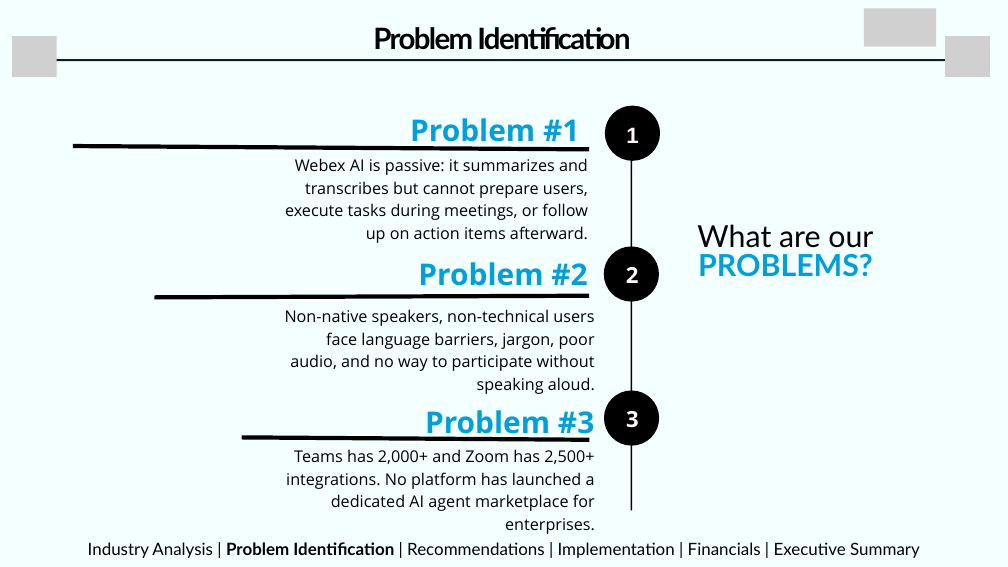
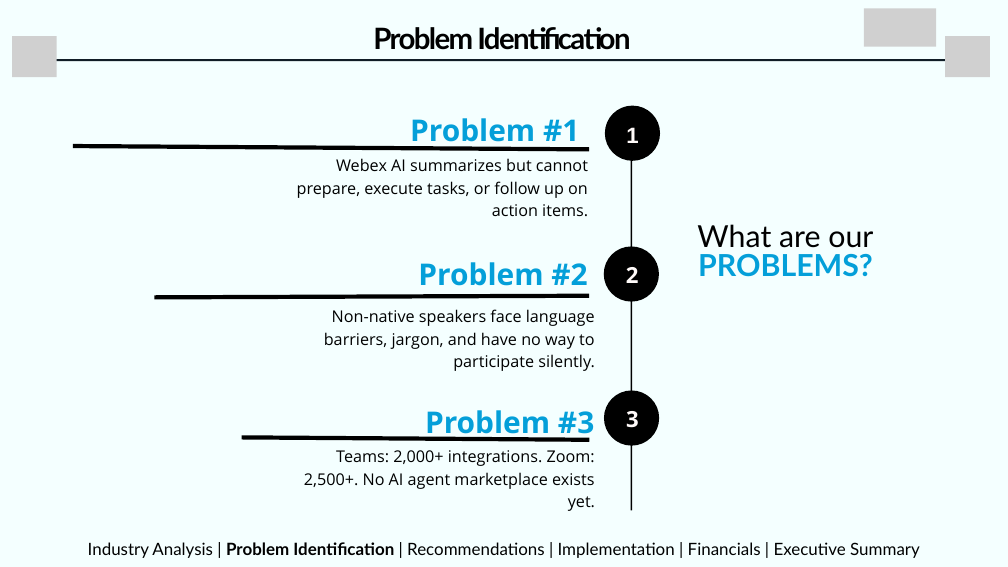
Before and after one commit to thenaivedetective/sp500-stock-performance, a slide deck: slide 5 of attached_assets/Cisco_Webex_Case_Comp_By_Agentix_Consulting_1772856010304.pptx. Drawn at 1008x567 pixels with LibreOffice and Linux fonts; fonts in the diff are those of the drawing; grey boxes stand for pictures. Boxes give left, top, right and bottom in pixels: in the first picture for what was removed or moved away, otherwise in the second. Text is boxed around its words. In the diff, an @@ line names an element or a change of style, - is before the commit and + after.

```diff
--- a/attached_assets/Cisco_Webex_Case_Comp_By_Agentix_Consulting_1772856010304.pptx
+++ b/attached_assets/Cisco_Webex_Case_Comp_By_Agentix_Consulting_1772856010304.pptx
@@ text at (297,158,588,216): text changed @@
-Webex AI is passive: it summarizes and transcribes but cannot prepare users, execute tasks during meetings, or follow up on action items afterward.
+Webex AI summarizes but cannot prepare, execute tasks, or follow up on action items.
@@ text at (324,309,595,371): text changed @@
-Non-native speakers, non-technical users face language barriers, jargon, poor audio, and no way to participate without speaking aloud.
+Non-native speakers face language barriers, jargon, and have no way to participate silently.
@@ text at (304,450,595,511): text changed @@
-Teams has 2,000+ and Zoom has 2,500+ integrations. No platform has launched a dedicated AI agent marketplace for enterprises.
+Teams: 2,000+ integrations. Zoom: 2,500+. No AI agent marketplace exists yet.
```
Also in this commit, not shown: 12 other slides changed.
